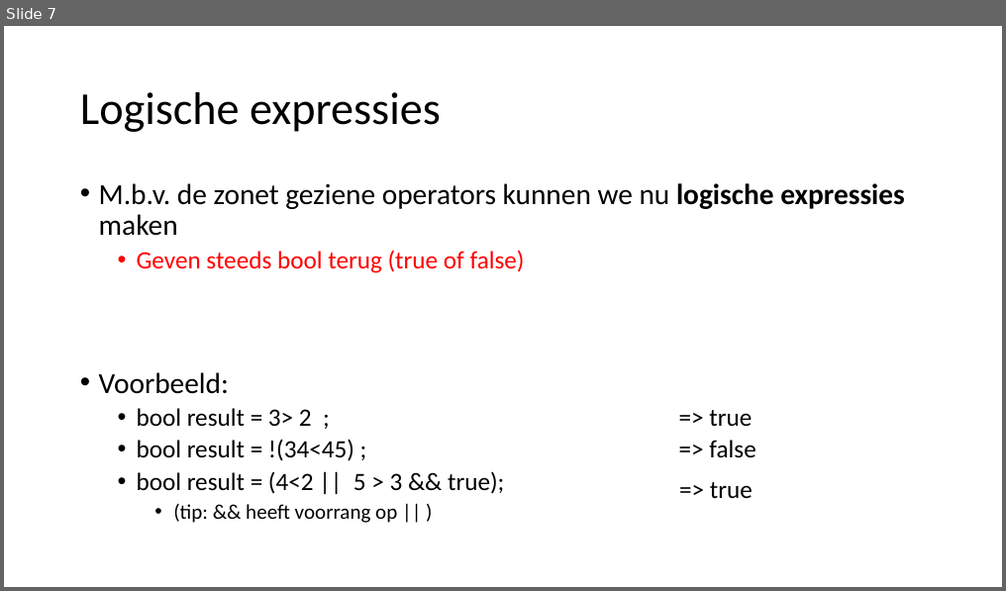
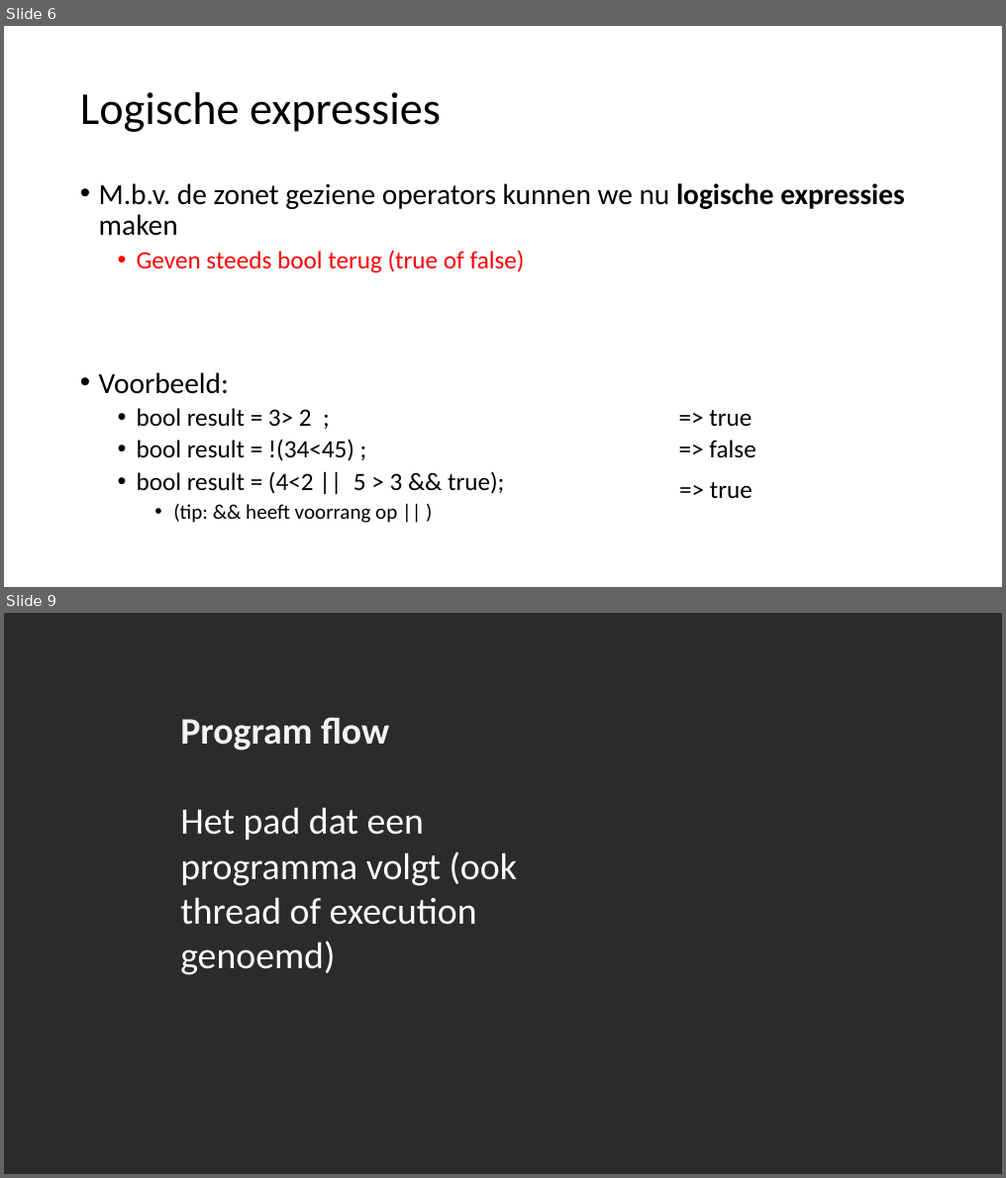
Before and after one commit to v-nys/cursusprogrammeren, a slide deck: _SLIDES/DEEL1/H4/31_Logische en relationele operators.pptx. Shown one above the other, each under a label of ours: slide 7 before the commit, slides 6 and 9 after it; the slides between them are not shown. The pictures are 1006x591 and 1006x1178 pixels, drawn with LibreOffice and Linux fonts; fonts in the diff are those of the drawing; background and template pictures are left out; a plain dark background stands for a picture behind light text. Boxes give left, top, right and bottom in pixels: in the first picture for what was removed or moved away, otherwise in the second. Text is boxed around its words. In the diff, an @@ line names an element or a change of style, - is before the commit and + after.

```diff
--- a/_SLIDES/DEEL1/H4/31_Logische en relationele operators.pptx
+++ b/_SLIDES/DEEL1/H4/31_Logische en relationele operators.pptx
@@ slide 9 added at <box>4,613,1002,1174</box>, background picture (left out) @@
@@ text added at <box>180,717,517,975</box>, 36 pt, text #FFFFFF @@
+Program flow
+Het pad dat een programma volgt (ook thread of execution genoemd)
@@ what was slide 7 is now slide 6 @@
```
Also in this commit, not shown: 3 slides changed, 35 other slides added, 1 slide removed, 3 other files.
